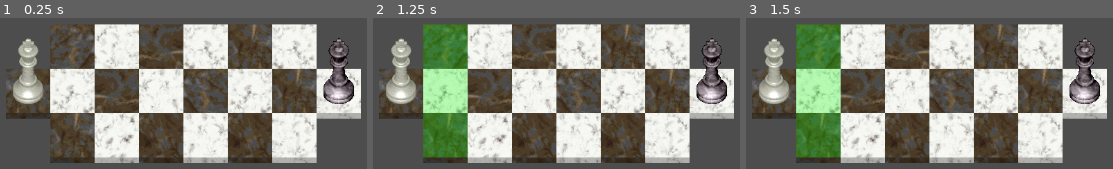
Above: before the commit, frames 1-3 (left to right).
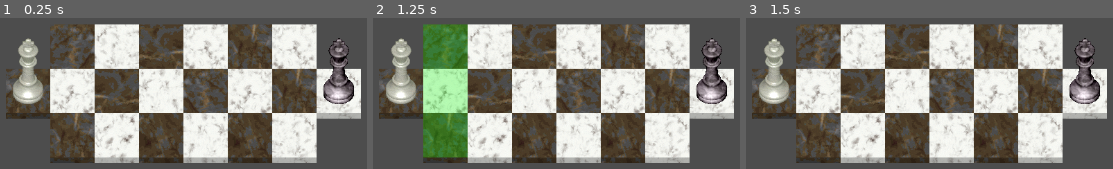
Above: after the commit, the same moments.

Repository: tspr0tege/Tactical-Chess
Game: Godot game, scene res://main.tscn
The game is run twice, just before and just after one commit, with the same random seed, the same clock (stepped at 60 frames per second) and the same inputs.
Inputs (mouse positions are in pixels of both pictures, inside the frame that each line leads up to):
- Up to frame 1 (0.25 s): no input
- Up to frame 2 (1.25 s): click (402, 90) at 0.52 s
- Up to frame 3 (1.5 s): click (775, 90) at 1.27 s

Frames 1-2 are identical in both runs. In frame 3, 11% of the frame differs, in the area x 13-26%, y 3-93%.

Commit message:
Created movement for the King
-Targetable tiles are generated around the King, from current position.
-Clicking on the King again, another piece, or selecting a tile to move
to resets the moveable tiles.
-coords variables changed from array to Vector2

Diff:
--- a/board_tile.gd
+++ /dev/null
@@ -1,7 +0,0 @@
-extends Node2D
-
-var coords = []
-var tenant
-
-func _on_texture_button_pressed():
-	print("Board Tile pressed. Coords: " + str(coords))
--- a/board_tile.tscn
+++ b/board_tile.tscn
@@ -1,10 +1,10 @@
 [gd_scene load_steps=3 format=3 uid="uid://ofjs7lyx3qgd"]
 
 [ext_resource type="Texture2D" uid="uid://bckf1dtne2qvw" path="res://sprites/Top Down/Tiles/Marble 1 TD 64x72.png" id="1_hqe22"]
-[ext_resource type="Script" path="res://board_tile.gd" id="1_kfkfc"]
+[ext_resource type="Script" path="res://scripts/board_tile.gd" id="1_kva8t"]
 
 [node name="BoardTile" type="Node2D"]
-script = ExtResource("1_kfkfc")
+script = ExtResource("1_kva8t")
 
 [node name="Sprite2D" type="Sprite2D" parent="."]
 z_index = 1
--- a/scripts/ChessPiece.gd
+++ b/scripts/ChessPiece.gd
@@ -5,10 +5,10 @@
 
 var color
 var type_of_piece
-var coords = []
+var coords
 
-func createPiece(color, type):
-	self.color = color
+func createPiece(clr, type):
+	self.color = clr
 	self.type_of_piece = type
 	var spriteSet
 	if color == "White":
@@ -24,16 +24,32 @@
 	print("Coords: " + str(coords))
 	var GAME_BOARD = find_parent("GameBoard")
 
-	for x in range(3):
-		for y in range(3):
+	GAME_BOARD.resetMoveTiles()
 
-			# Targeting piece
-			if x == 1 and y == 1: continue
-			# Target is off left or right
-			if coords[0] + (x-1) < 0 or coords[0] + (x-1) > 7: continue
-			# Target is off top or bottom
-			if coords[1] + (y-1) < 0 or coords[1] + (y-1) > 2: continue
-			# Check for corners (missing values in array)
-			if GAME_BOARD.boardTiles[coords[0]+(x-1)][coords[1]+(y-1)] == null: continue
+	if GAME_BOARD.MOVING_PIECE != self:
+		GAME_BOARD.MOVING_PIECE = self
 
-			GAME_BOARD.boardTiles[coords[0]+(x-1)][coords[1]+(y-1)].get_node("TextureButton").visible = true
+		for x in range(3):
+			for y in range(3):
+
+				# Targeting piece
+				if x == 1 and y == 1: continue
+				# Target is off board on left or right
+				if coords.x + (x-1) < 0 or coords.x + (x-1) > 7: continue
+				# Target is off board on top or bottom
+				if coords.y + (y-1) < 0 or coords.y + (y-1) > 2: continue
+				# Check for corners (missing values in array)
+				if GAME_BOARD.boardTiles[coords.x+(x-1)][coords.y+(y-1)] == null: continue
+				# Check for other pieces
+				if is_instance_valid(GAME_BOARD.boardTiles[coords.x+(x-1)][coords.y+(y-1)].tenant):
+					print("Another piece was found")
+					continue
+
+
+				GAME_BOARD.boardTiles[coords.x+(x-1)][coords.y+(y-1)].get_node("TextureButton").visible = true
+	else:
+		GAME_BOARD.MOVING_PIECE = null
+
+func moveTo(pos):
+	var tween = create_tween()
+	tween.tween_property(self, "position", pos, .25)
--- a/scripts/GameBoard.gd
+++ b/scripts/GameBoard.gd
@@ -4,6 +4,7 @@
 const ChessPiece = preload("res://chess_piece.tscn")
 
 var boardTiles = []
+var MOVING_PIECE
 
 func _ready():
 	for x in range(8):
@@ -16,7 +17,7 @@
 			var newBoardTile = BoardTile.instantiate()
 			newBoardTile.position.x = x * 64
 			newBoardTile.position.y = y * 64
-			newBoardTile.coords = [x, y]
+			newBoardTile.coords = Vector2(x, y)
 			if (x + y) % 2 == 0:
 				newBoardTile.get_node("Sprite2D").frame = randi_range(4, 7)
 			else:
@@ -30,12 +31,19 @@
 				var color = "White" if (x == 0) else "Black"
 				newChessPiece.createPiece(color, "King")
 				newChessPiece.position = newBoardTile.position
-				newChessPiece.coords = [x, y]
+				newChessPiece.coords = Vector2(x, y)
 				add_child(newChessPiece)
+				newBoardTile.tenant = newChessPiece
 
 		boardTiles.push_back(newRow)
 
-	print(str(boardTiles))
+	#print(str(boardTiles))
+
+func resetMoveTiles():
+	for x in boardTiles:
+		for tile in x:
+			if tile != null:
+				tile.get_node("TextureButton").visible = false
 
 func isACorner(x, y):
 	return (x == 0 or x == 7) and (y == 0 or y == 2)
--- /dev/null
+++ b/scripts/board_tile.gd
@@ -0,0 +1,17 @@
+extends Node2D
+
+var coords
+var tenant
+
+func _on_texture_button_pressed():
+	var GAME_BOARD = find_parent("GameBoard")
+	var PIECE = GAME_BOARD.MOVING_PIECE
+
+	print("Moving " + PIECE.color +" "+ PIECE.type_of_piece + " to " + str(coords))
+	GAME_BOARD.boardTiles[PIECE.coords.x][PIECE.coords.y].tenant = null
+	PIECE.coords = coords
+	tenant = PIECE
+	PIECE.moveTo(self.position)
+
+	GAME_BOARD.resetMoveTiles()
+	GAME_BOARD.MOVING_PIECE = null
